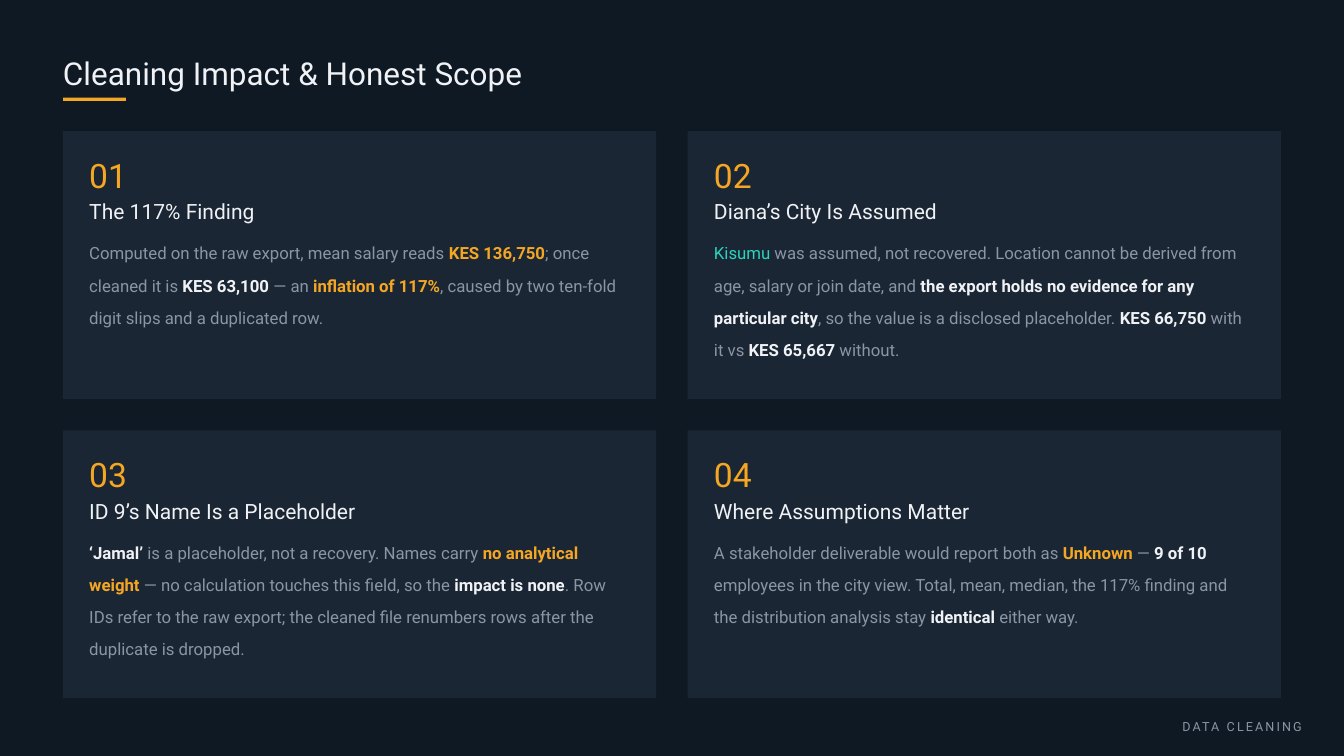
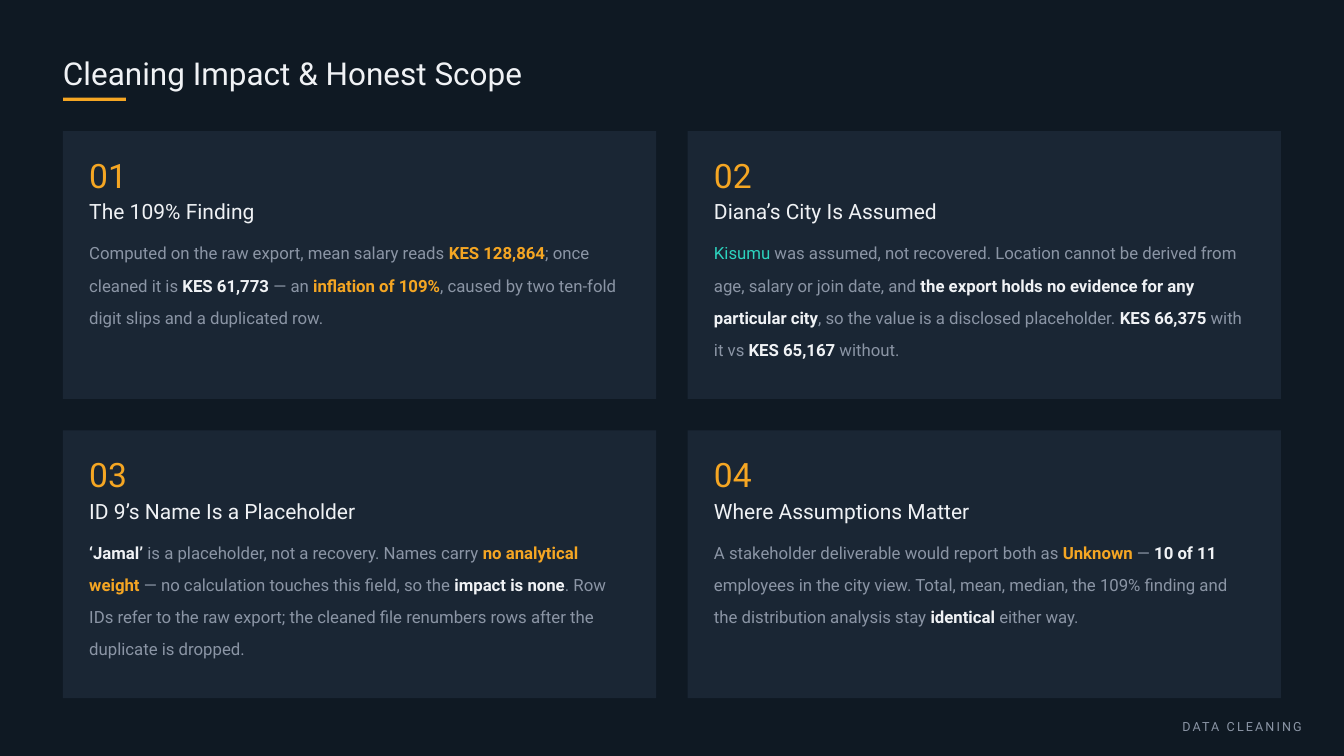
Before and after one commit to Riq-wq/employee-salary-headcount-dashboard, a slide deck: slide 7 of reports/Employee Salary & Headcount Dashboard.pptx. Drawn at 1344x756 pixels with LibreOffice and Linux fonts; fonts in the diff are those of the drawing. Boxes give left, top, right and bottom in pixels: in the first picture for what was removed or moved away, otherwise in the second. Text is boxed around its words. In the diff, an @@ line names an element or a change of style, - is before the commit and + after.

Commit message:
Run 2026-10-22 11:30 - 11 rows, total 679,500

```diff
--- a/reports/Employee Salary & Headcount Dashboard.pptx
+++ b/reports/Employee Salary & Headcount Dashboard.pptx
@@ text at <box>89,203,255,224</box>: text changed @@
-The 117% Finding
+The 109% Finding
@@ text at <box>89,246,616,328</box>: text changed @@
-Computed on the raw export, mean salary reads KES 136,750; once cleaned it is KES 63,100 — an inflation of 117%, caused by two ten-fold digit slips and a duplicated row.
+Computed on the raw export, mean salary reads KES 128,864; once cleaned it is KES 61,773 — an inflation of 109%, caused by two ten-fold digit slips and a duplicated row.
@@ text at <box>714,246,1242,359</box>: text changed @@
-Kisumu was assumed, not recovered. Location cannot be derived from age, salary or join date, and the export holds no evidence for any particular city, so the value is a disclosed placeholder. KES 66,750 with it vs KES 65,667 without.
+Kisumu was assumed, not recovered. Location cannot be derived from age, salary or join date, and the export holds no evidence for any particular city, so the value is a disclosed placeholder. KES 66,375 with it vs KES 65,167 without.
@@ text at <box>714,546,1227,627</box>: text changed @@
-A stakeholder deliverable would report both as Unknown — 9 of 10 employees in the city view. Total, mean, median, the 117% finding and the distribution analysis stay identical either way.
+A stakeholder deliverable would report both as Unknown — 10 of 11 employees in the city view. Total, mean, median, the 109% finding and the distribution analysis stay identical either way.
```
Also in this commit, not shown: 7 other slides changed, 9 other files.
